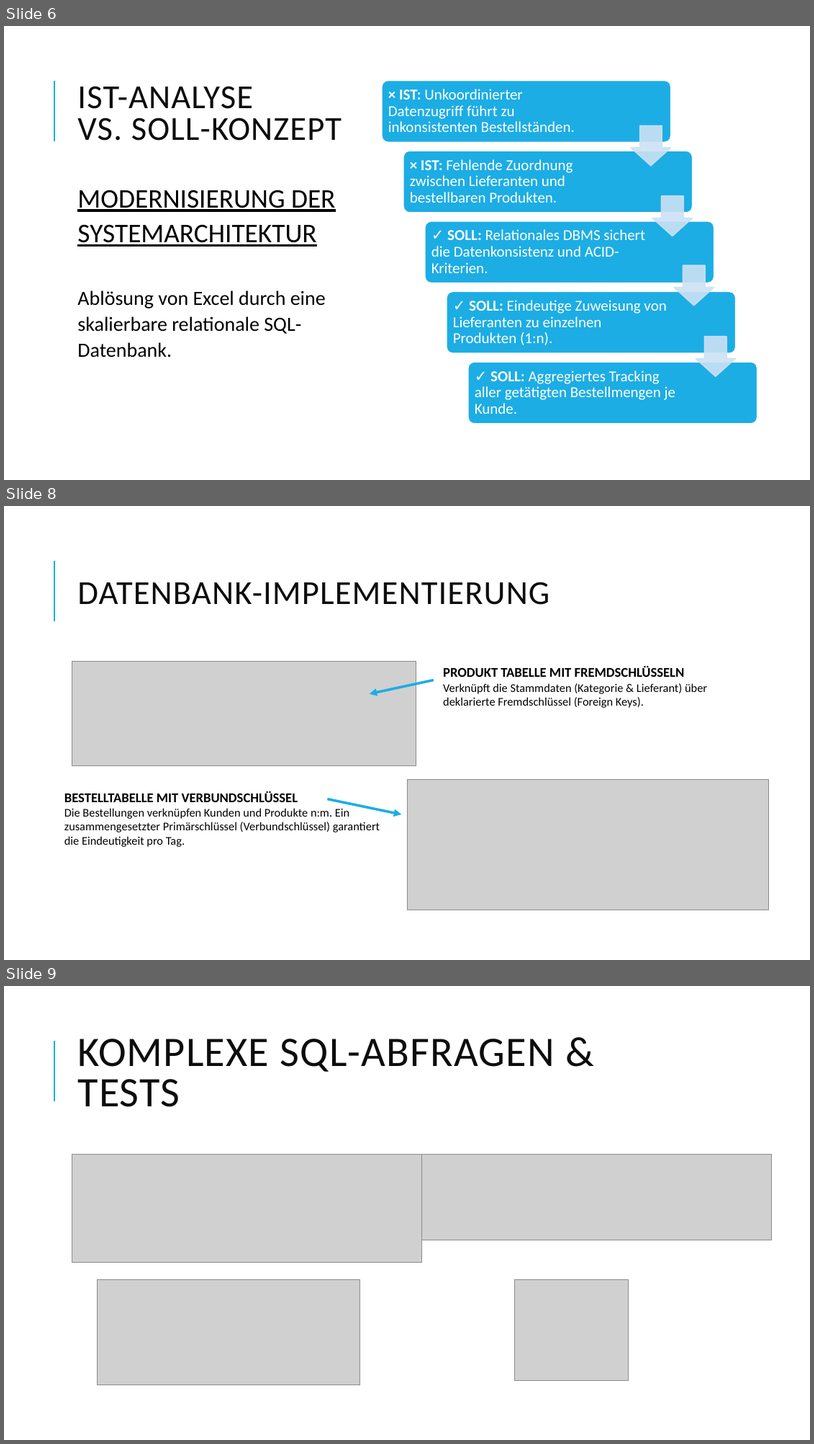
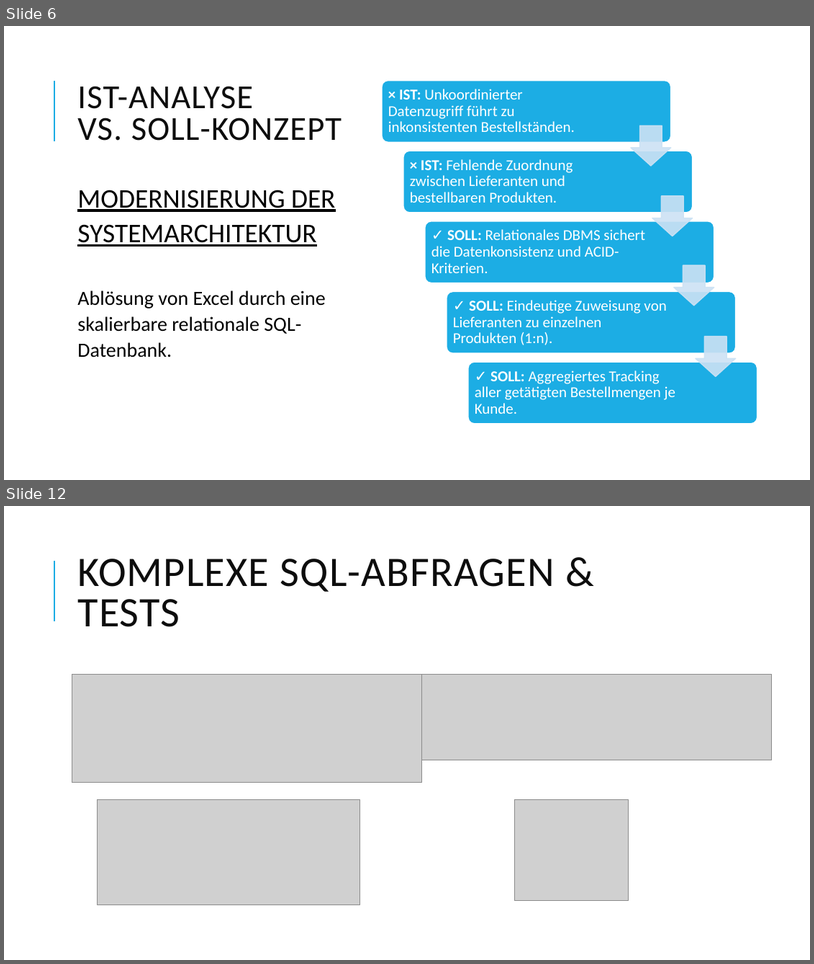
Before and after one commit to anassyno/teamprojekt, a slide deck: Präsentation Projekt DB.pptx. Shown one above the other, each under a label of ours: slides 6, 8 and 9 before the commit, slides 6 and 12 after it; the slides between them are not shown. The pictures are 814x1444 and 814x964 pixels, drawn with LibreOffice and Linux fonts; fonts in the diff are those of the drawing; grey boxes stand for pictures. Boxes give left, top, right and bottom in pixels: in the first picture for what was removed or moved away, otherwise in the second. Text is boxed around its words. In the diff, an @@ line names an element or a change of style, - is before the commit and + after.

```diff
--- a/Präsentation Projekt DB.pptx
+++ b/Präsentation Projekt DB.pptx
@@ slide 8 removed at (4, 506, 810, 960), background #FFFFFF; not listed: 1 template element that a slide beside it also shows @@
@@ title removed at (77, 582, 550, 605) @@
-DATENBANK-IMPLEMENTIERUNG
@@ picture removed at (72, 661, 416, 765) @@
@@ text removed at (443, 666, 707, 708) @@
-PRODUKT TABELLE MIT FREMDSCHLÜSSELN
-Verknüpft die Stammdaten (Kategorie & Lieferant) über deklarierte Fremdschlüssel (Foreign Keys).
@@ arrow removed from (434, 680) to (369, 693) @@
@@ picture removed at (407, 780, 769, 910) @@
@@ text removed at (64, 791, 380, 847) @@
-BESTELLTABELLE MIT VERBUNDSCHLÜSSEL
-Die Bestellungen verknüpfen Kunden und Produkte n:m. Ein zusammengesetzter Primärschlüssel (Verbundschlüssel) garantiert die Eindeutigkeit pro Tag.
@@ arrow removed from (328, 799) to (402, 815) @@
@@ what was slide 9 is now slide 12 @@
```
Also in this commit, not shown: 5 slides added, 1 other slide removed, 1 other file.
